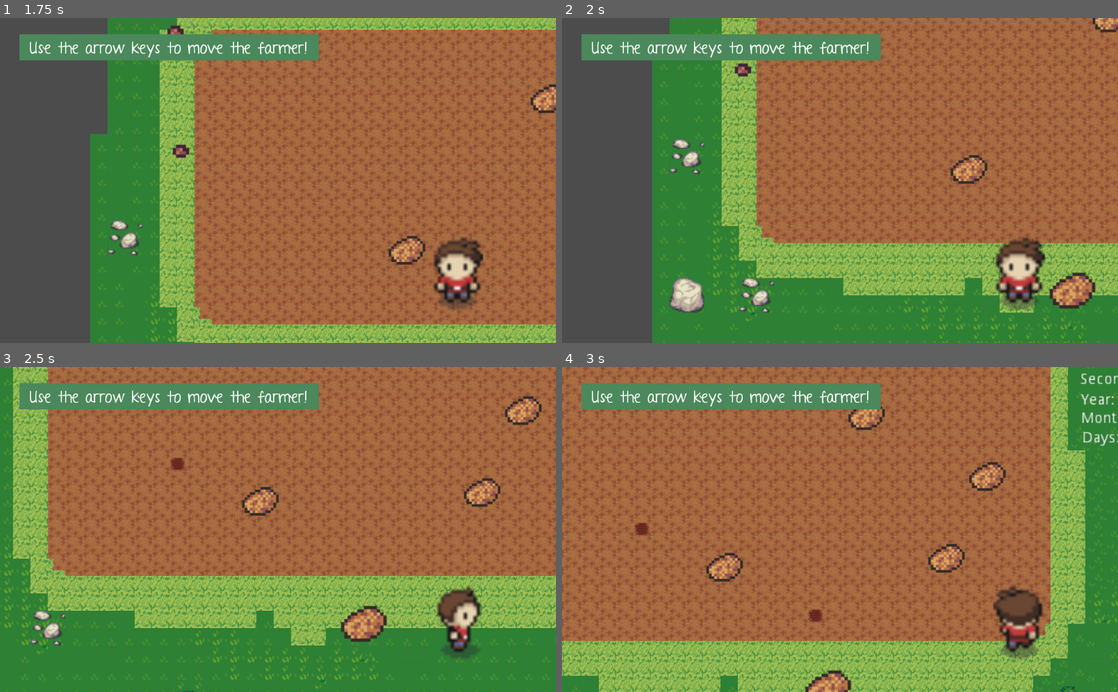
Above: before the commit, frames 1-4 (two rows, left to right).
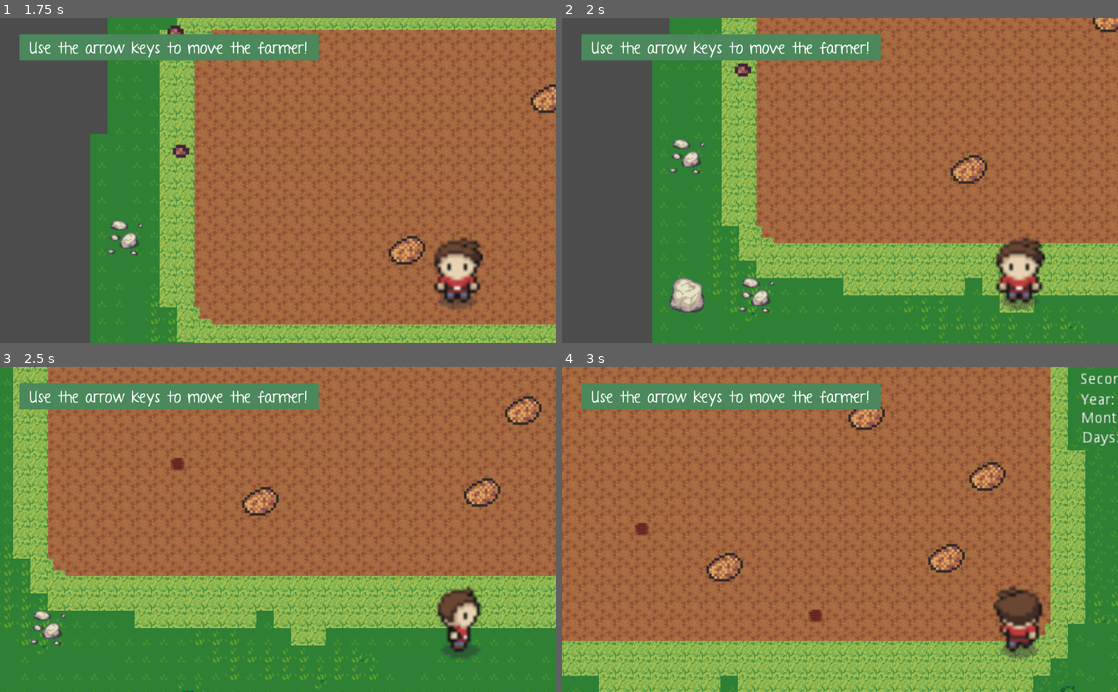
Above: after the commit, the same moments.

Repository: alien-kid22/Farming_Game
Game: Godot game, scene res://Farm/Farm.tscn
The game is run twice, just before and just after one commit, with the same random seed, the same clock (stepped at 60 frames per second) and the same inputs. The project has no main scene, so this scene is started directly.
Inputs (mouse positions are in pixels of both pictures, inside the frame that each line leads up to):
- Up to frame 1 (1.75 s): tap Enter at 0.5 s; move the mouse to (400, 164) at 0.52 s; hold Right (ui_right) 0.53-1.28 s; hold R (Plant) 0.53-1.28 s; click (400, 164) at 0.67 s; tap F (Sickle) at 0.8, 1.35 s; move the mouse to (166, 196) at 1.27 s; hold Down (ui_down) from 1.28 s (still down); click (166, 196) at 1.42 s; tap R (Plant) at 1.55 s
- Up to frame 2 (2 s): keep holding Down (ui_down)
- Up to frame 3 (2.5 s): move the mouse to (333, 458) at 2.02 s; release Down (ui_down) at 2.03 s; press the mouse at (333, 458) at 2.03 s; hold Right (ui_right) from 2.03 s (still down); tap F (Sickle) at 2.3 s
- Up to frame 4 (3 s): move the mouse to (812, 594) at 2.77 s; release Right (ui_right) at 2.78 s; release the mouse at (812, 594) at 2.78 s; hold Up (ui_up) from 2.78 s (still down); tap E (Pickup) at 2.85 s; click (812, 594) at 2.92 s

Frame 1 is identical in both runs. In frame 2, 0.7% of the frame differs, in the area x 87-96%, y 78-90%; in frame 3, 0.7%; in frame 4, 0.4%.

Commit message:
farm: SICKLE FUNC FIX
Potatoes now appear in their proper spot!

Diff:
--- a/Crops/Plant.gd
+++ b/Crops/Plant.gd
@@ -8,8 +8,6 @@
 export (int) var day_of_current_phase = 0
 export (int) var crop_age = 0
 export (bool) var dead = false
-
-#signal harvest_plant
 
 func _ready():
 	farm_map = get_parent()
@@ -60,7 +58,10 @@
 
 	if current_phase == 0:
 		print("current phase = 0" , global_position)
+		var plant_pos = global_position
+		print("plant_pos", plant_pos)
 		SignalManager.emit_signal("harvest_plant")
+		return
 		#this code works
 
 #func check_if_planted():
--- a/Farm/Farm.gd
+++ b/Farm/Farm.gd
@@ -72,10 +72,9 @@
 			self.set_cellv(cell_pos, self.get_tileset().find_tile_by_name("watered_dirt"))
 
 	elif event.is_action_pressed("Sickle"):
-		var seed_pos = world_to_map(get_global_mouse_position())
-		#var cell_pos = world_to_map(get_global_mouse_position())
-		print("seed pos:", seed_pos)
+		var cell_pos = world_to_map(get_global_mouse_position())
 		var mouse_pos = get_viewport().get_mouse_position()
+		print("cell_pos:", cell_pos)
 		print("mouse pos:", mouse_pos)
 
 		var crop_path = "res://Crops/Potato.tscn"
@@ -86,10 +85,10 @@
 		print(mouse_pos)
 		print(current_phase)
 
-#		if current_phase == 0:
-		var item_drop = load(ItemDropPath).instance()
-		item_drop.global_position = mouse_pos
-		add_child(item_drop)
+		if current_phase == 4:
+			var item_drop = load(ItemDropPath).instance()
+			item_drop.global_position = get_global_mouse_position()
+			add_child(item_drop)
 
 #NEEDED TO CHANGE SCENES FOR THE PLANT PROBLEM. HERE IS CODE THAT
 #WILL FIX IT.
